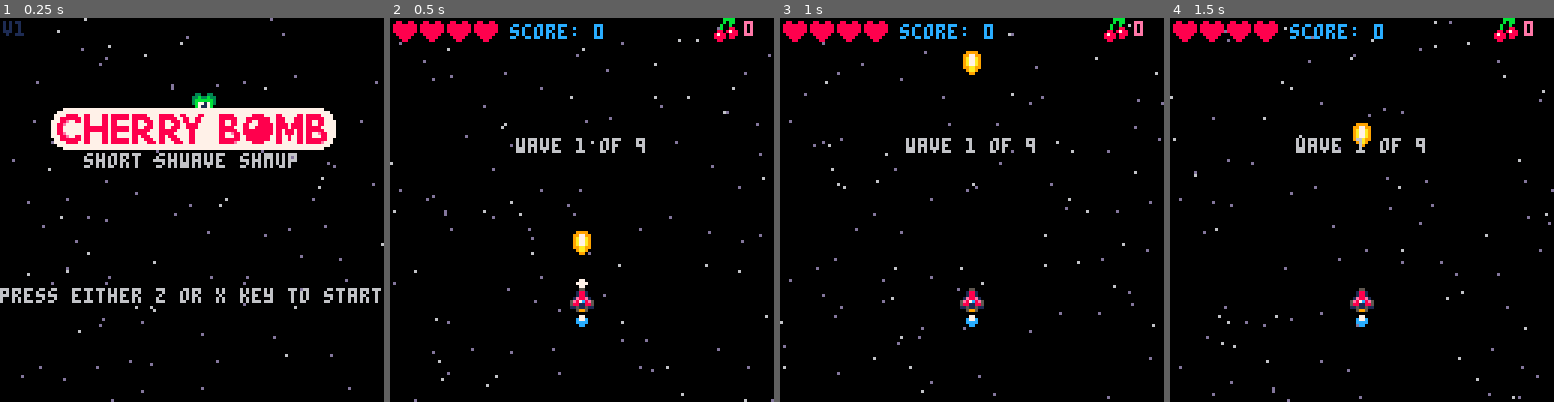
Above: before the commit, frames 1-4 (left to right).
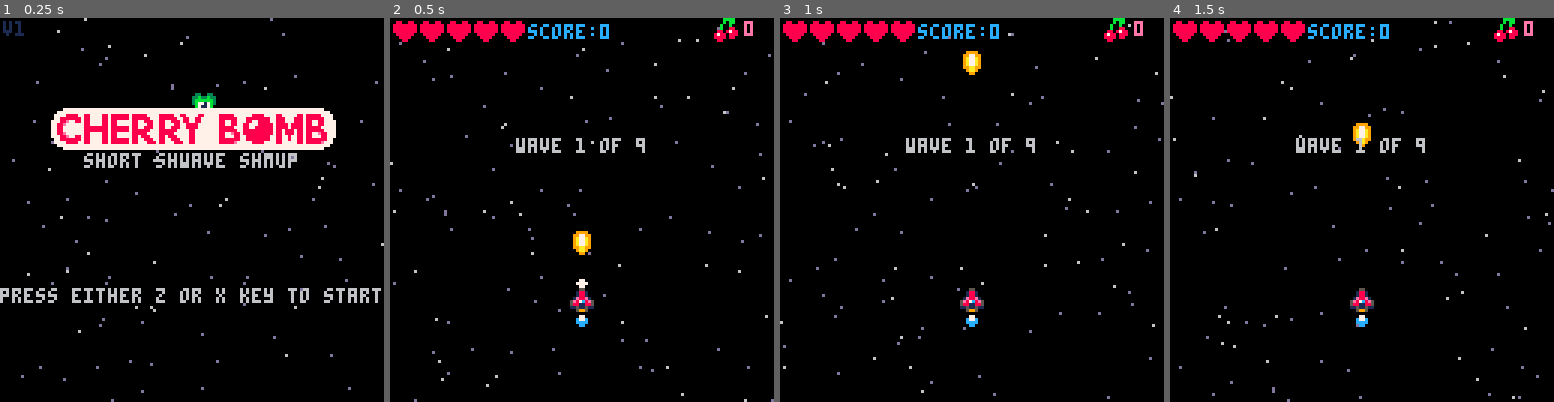
Above: after the commit, the same moments.

Repository: CRBroughton/pico-8-hero
Game: PICO-8 cartridge src/pico-8-hero.p8
Two runs of this game, one before a commit and one after it. Both use one fixed random seed, a clock stepped at 60 frames per second and the inputs below.
Inputs:
- Up to frame 1 (0.25 s): no input
- Up to frame 2 (0.5 s): tap X (X key) at 0.33 s
- Up to frame 3 (1 s): tap O (Z key) at 0.7 s
- Up to frame 4 (1.5 s): tap X (X key) at 1.07 s

Frame 1 is identical in both runs. In frame 2, 0.7% of the frame differs, in the area x 28-58%, y 0-7%; in frame 3, 0.7%; in frame 4, 0.7%.

Commit message:
feat: add final tweaks to stats

Diff:
--- a/src/bullets.lua
+++ b/src/bullets.lua
@@ -66,6 +66,6 @@
     shake = 5
     muzzle = 5
     flash = 3
-    ship.invul = 30
+    ship.invul = 60
     sfx(33)
 end
--- a/src/draw.lua
+++ b/src/draw.lua
@@ -130,7 +130,7 @@
     end
 
     -- draws the scoreboard
-    print("score: " .. makescore(score), 40, 2, 12)
+    print("score:" .. makescore(score), 46, 2, 12)
 
     -- draws the health hearts
     for i = 1, ship.max_lives do
--- a/src/enemies.lua
+++ b/src/enemies.lua
@@ -170,7 +170,7 @@
         enemy.score = 5
     elseif enemytype == 5 then
         -- boss
-        enemy.hp = 1
+        enemy.hp = 130
         enemy.sprite = 68
         enemy.animation = {68, 72, 76, 72}
         enemy.width = 4
--- a/src/main.lua
+++ b/src/main.lua
@@ -58,9 +58,9 @@
     lastwave = 9
     nextwave()
     ship = makesprite()
-    ship.lives = 4
+    ship.lives = 5
     ship.invul = 0
-    ship.max_lives = 4
+    ship.max_lives = 5
     ship.x = 60
     ship.y = 90
     ship.vspeed = 1
--- a/src/update.lua
+++ b/src/update.lua
@@ -156,7 +156,7 @@
                 ship.lives -= 1
                 shake = 12
                 sfx(1)
-                ship.invul = 30
+                ship.invul = 60
                 flash = 3
             end
         end
@@ -172,7 +172,7 @@
                 ship.lives -= 1
                 shake = 12
                 sfx(1)
-                ship.invul = 30
+                ship.invul = 60
                 flash = 3
             end
         end
